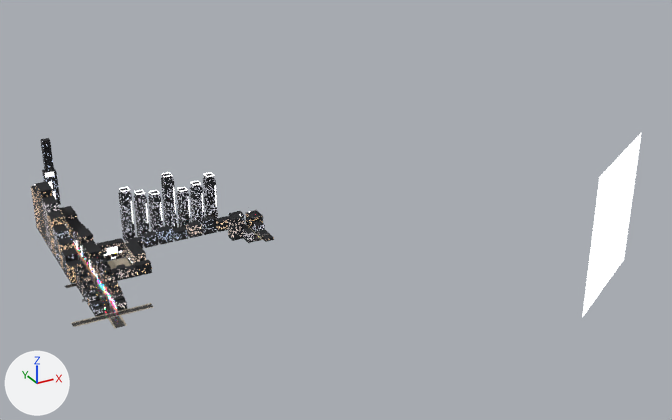
The Blender file design/night-city-world/night-city-world.blend: old version first, new version second.
Before and after are seen from a 50 mm lens placed at (-433.0, -1810.0, 1039.0), pointed at (538.0, -44.0, 156.0). Arrows for +X, +Y and +Z are at lower left; the lights stay in place. The first picture is the older version.

The first picture shows 'avenue_asphalt', 'avenue_facade', 'corpo_facade', 'corpo_roof', 'far_facade', 'far_roof', 'moon_disc', 'plaza_facade' and 17 more.
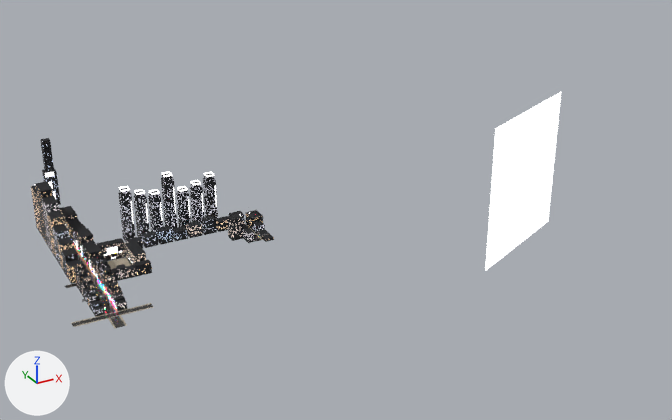
The change, as a diff of the scene's bpy script:
```diff
--- a/design/night-city-world/night-city-world.blend.py
+++ b/design/night-city-world/night-city-world.blend.py
@@ me_ncw_moon_disc @@
 # used by ob_moon_disc; location = (0.0, 0.0, 0.0)
-me_ncw_moon_disc.from_pydata(...)  # 4 vertices, 1 face; spans x 770.0..1030.0, y -635.0..-485.0, z 100.0..400.0
-me_ncw_moon_disc.vertices[0].co = (1030.0, -485.0, 100.0)  # pixel (623, 259)
-me_ncw_moon_disc.vertices[1].co = (770.0, -635.0, 100.0)  # pixel (582, 317)
-me_ncw_moon_disc.vertices[2].co = (770.0, -635.0, 400.0)  # pixel (599, 177)
-me_ncw_moon_disc.vertices[3].co = (1030.0, -485.0, 400.0)  # pixel (641, 132)
+me_ncw_moon_disc.from_pydata(...)  # 4 vertices, 1 face; spans x 624.0..896.0, y -504.0..-376.0, z 180.0..480.0
+# me_ncw_moon_disc part 1
+me_ncw_moon_disc.vertices[0].co = (896.0, -376.0, 180.0)  # pixel (548, 221)
+me_ncw_moon_disc.vertices[1].co = (624.0, -504.0, 180.0)  # pixel (485, 271)
+me_ncw_moon_disc.vertices[2].co = (624.0, -504.0, 480.0)  # pixel (495, 128)
+me_ncw_moon_disc.vertices[3].co = (896.0, -376.0, 480.0)  # pixel (561, 91)
 me_ncw_moon_disc.materials.append(mat_ncw_moon)
```

Location of each change, (x1, y1, x2, y2) in pixels of the pictures (672 x 420 px):
'moon_disc', reshaped (26% wider)
    before: (582, 132, 642, 317)
    after: (485, 92, 561, 271)
